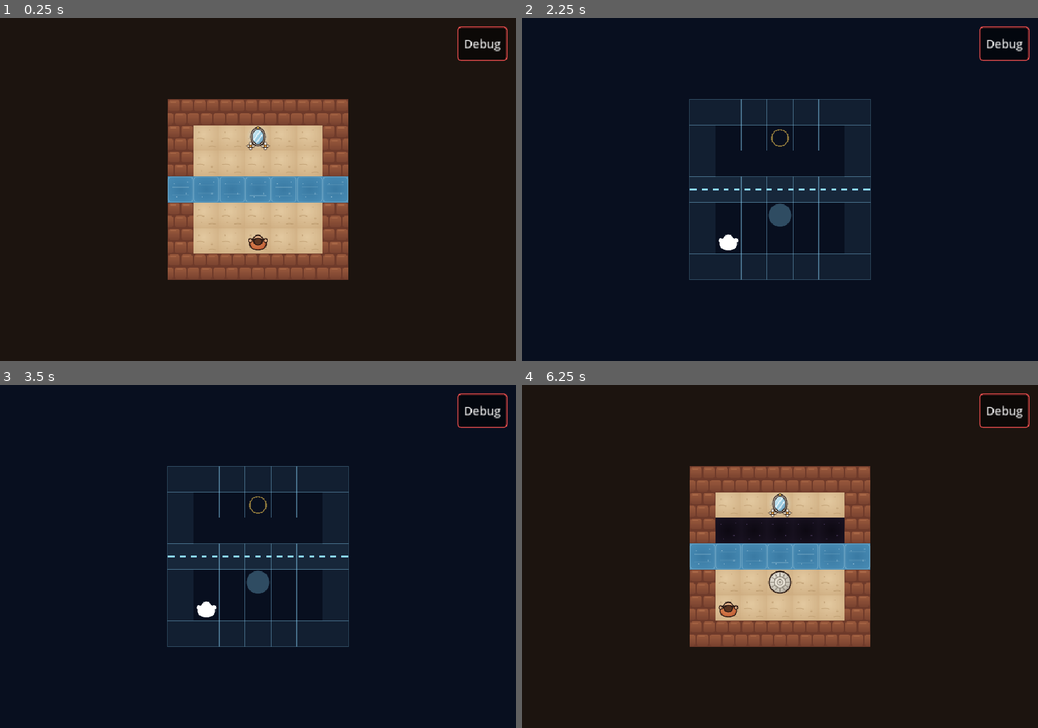
Above: before the commit, frames 1-4 (two rows, left to right).
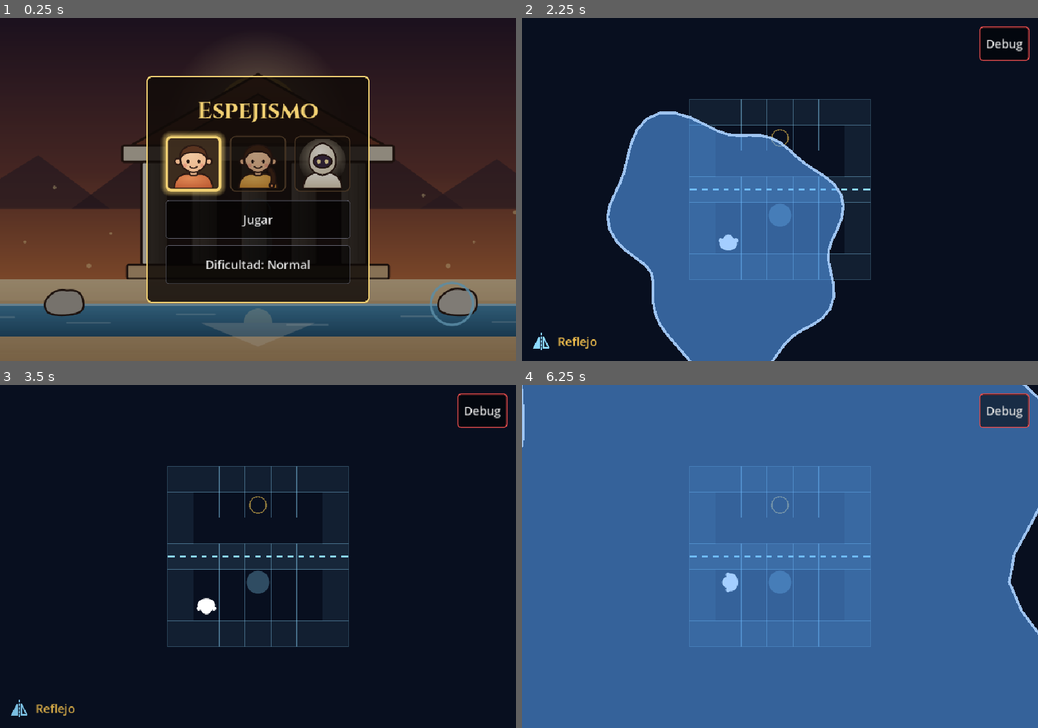
Above: after the commit, the same moments.

Repository: AngeloCS19/Juego
Game: Godot game, scene res://main.tscn
The game is run twice, just before and just after one commit, with the same random seed, the same clock (stepped at 60 frames per second) and the same inputs.
Inputs (mouse positions are in pixels of both pictures, inside the frame that each line leads up to):
- Up to frame 1 (0.25 s): no input
- Up to frame 2 (2.25 s): click (780, 220) at 0.5 s, where only the run after the commit has a clickable "Jugar"; click "Debug" at 1.25 s; tap Enter at 2, 2.1 s; move the mouse to (893, 172) at 2.02 s; hold Right from 2.03 s (still down); click (893, 172) at 2.17 s
- Up to frame 3 (3.5 s): tap Space at 2.27, 3.02 s; move the mouse to (154, 573) at 2.77 s; release Right at 2.78 s; hold Down from 2.78 s (still down); tap Keypad Enter at 2.85 s
- Up to frame 4 (6.25 s): move the mouse to (831, 481) at 3.52 s; release Down at 3.53 s; hold Right 3.53-4.28 s; tap 1 at 3.6 s; move the mouse to (754, 625) at 4.27 s; hold Up 4.28-5.03 s; tap 2 at 4.35 s; click (754, 625) at 4.42 s; tap Space at 4.52, 5.27, 6.02 s; move the mouse to (934, 607) at 5.02 s; hold Left from 5.03 s (still down); tap 3 at 5.1 s; move the mouse to (625, 505) at 5.77 s; tap 4 at 5.85 s

The runs differ from the first frame. In frame 1, 64% of the frame differs, in the area x 0-100%, y 2-100%; in frame 2, 25%; in frame 3, 0.3%; in frame 4, 97%, in the area x 0-100%, y 0-100%.
Error before the commit: Parse Error: Identifier "_botones" not declared in the current scope. (res://scripts/menu.gd:69)

Commit message:
Interfaz: README del selector y corrige menu.gd
Co-Authored-By: Claude Sonnet 5.5 <noreply@anthropic.com>

Diff:
--- a/scripts/menu.gd
+++ b/scripts/menu.gd
@@ -12,6 +12,7 @@
 var _fondo := ColorRect.new()
 var _titulo := Label.new()
 var _texto := Label.new()
+var _botones := VBoxContainer.new()
 var _fila := HBoxContainer.new()  # retratos para elegir personaje (solo el menú inicial)
 var _caras: Array[Button] = []
 var _elegido := 0
Not shown, changed: README.md
